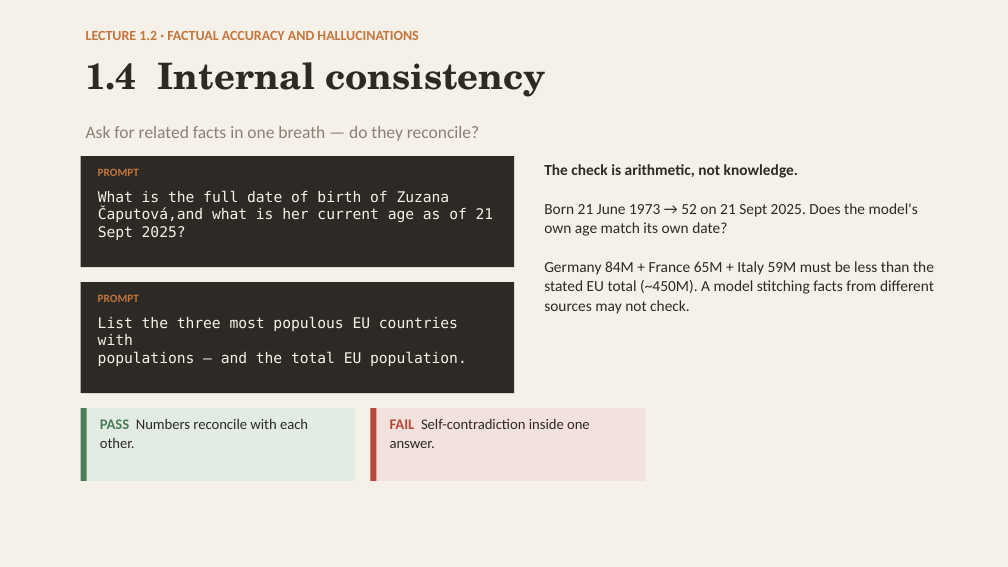
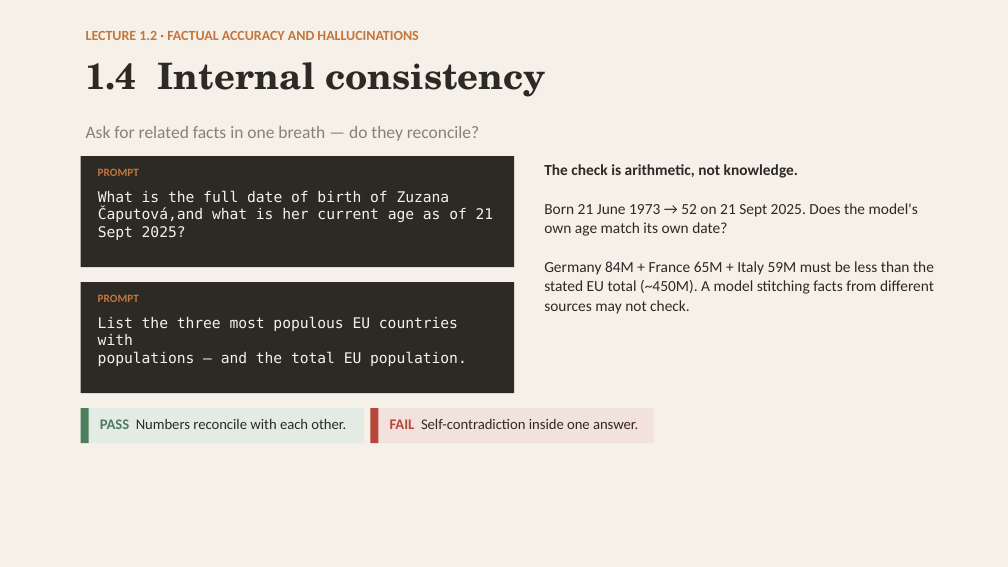
Before and after one commit to robertbarcik/testing-tutorial, a slide deck: slide 9 of slides/00_intro_testing_by_hand.pptx (slide 10 before the commit). Drawn at 1008x567 pixels with LibreOffice and Linux fonts; fonts in the diff are those of the drawing. Boxes give left, top, right and bottom in pixels: in the first picture for what was removed or moved away, otherwise in the second. Text is boxed around its words. In the diff, an @@ line names an element or a change of style, - is before the commit and + after.

```diff
--- a/slides/00_intro_testing_by_hand.pptx
+++ b/slides/00_intro_testing_by_hand.pptx
@@ rectangle: place and size @@
-rectangle at box(81, 408, 355, 481)
+rectangle at box(81, 408, 364, 444)
@@ rectangle: place and size @@
-rectangle at box(81, 408, 87, 481)
+rectangle at box(81, 408, 89, 444)
@@ text "PASS Numbers reconcile with each ..." rewrapped from box(100, 419, 308, 448) to box(100, 419, 346, 429) @@
@@ rectangle: place and size @@
-rectangle at box(370, 408, 644, 481)
+rectangle at box(371, 408, 654, 444)
@@ rectangle: place and size @@
-rectangle at box(370, 408, 376, 481)
+rectangle at box(371, 408, 379, 444)
@@ text "FAIL Self-contradiction inside one answer." rewrapped from box(390, 418, 590, 448) to box(390, 418, 638, 429) @@
```
Also in this commit, not shown: 5 other slides changed, 2 slides removed, 18 other files.
